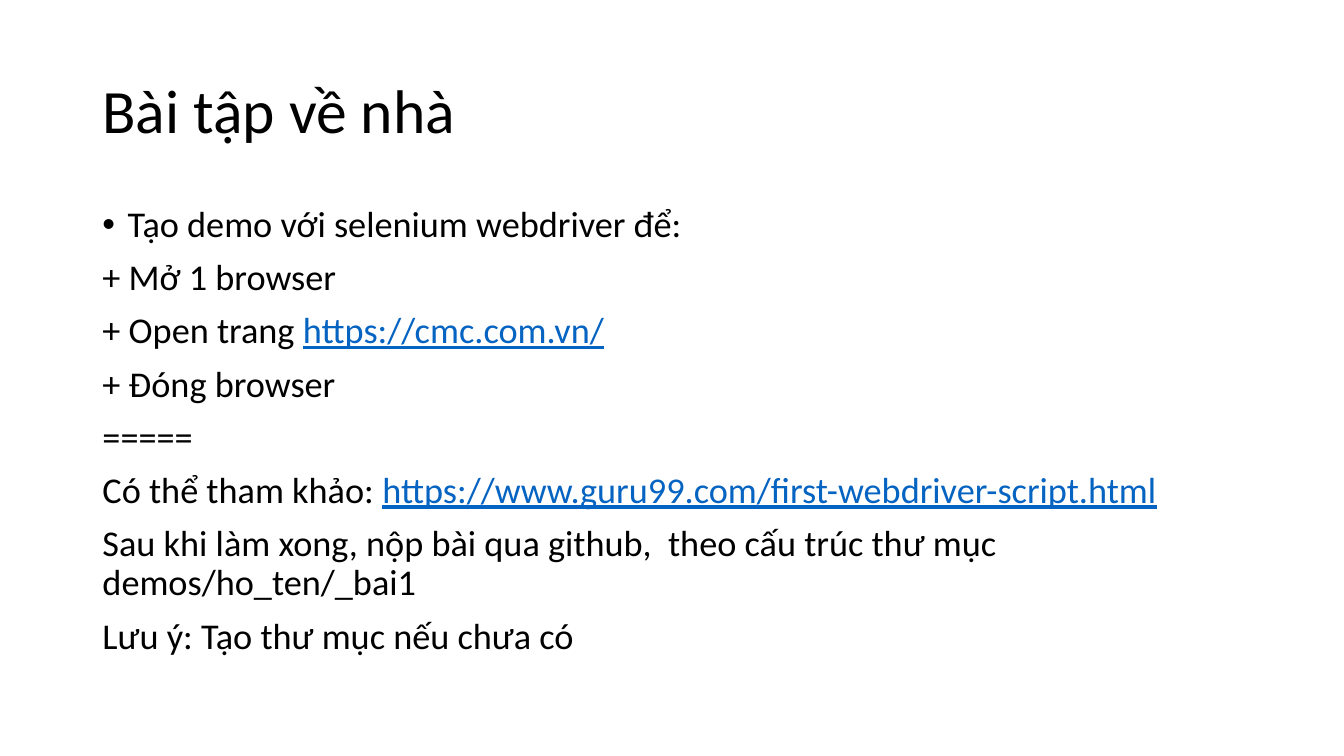
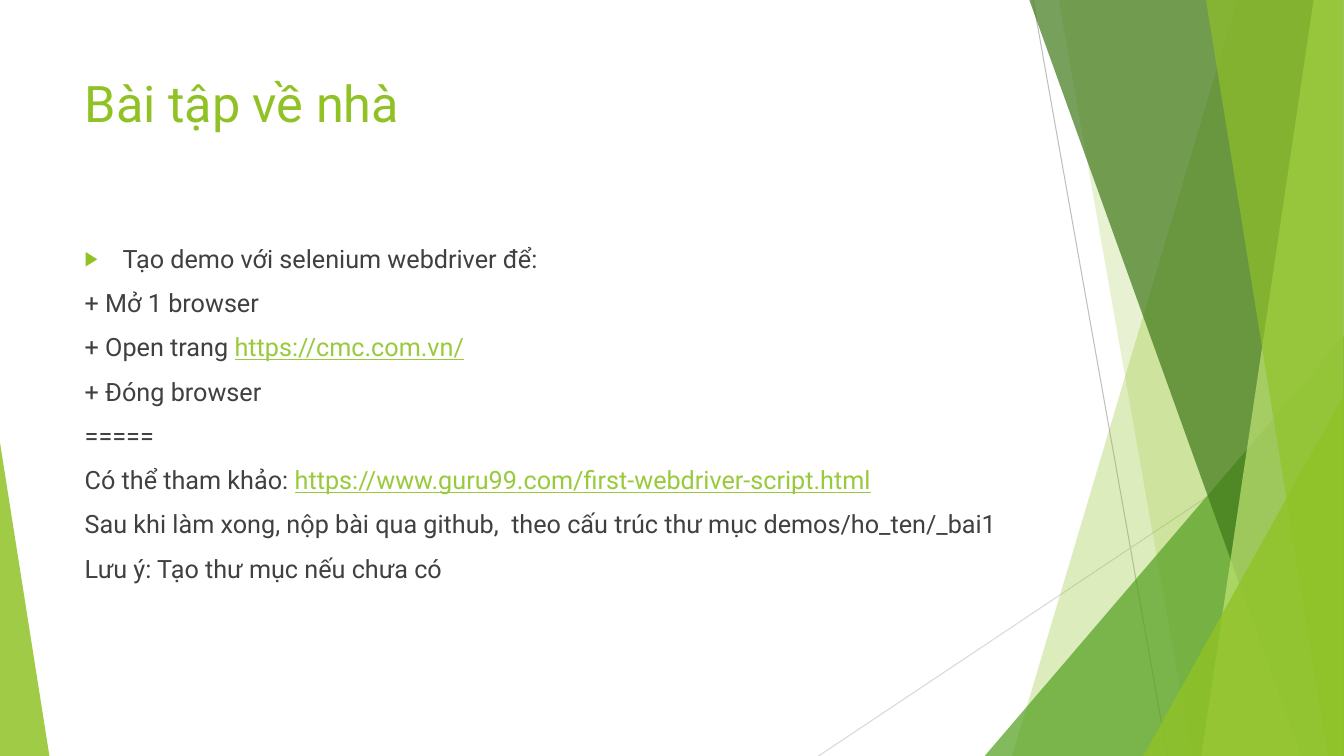
Before and after one commit to mrquanga3/automation_test_training, a slide deck: slide 13 of documents/slides/Bai 1 - Gioi thieu ve automation test va selenium webdriver.pptx. Drawn at 1344x756 pixels with LibreOffice and Linux fonts; fonts in the diff are those of the drawing. Boxes give left, top, right and bottom in pixels: in the first picture for what was removed or moved away, otherwise in the second. Text is boxed around its words. In the diff, an @@ line names an element or a change of style, - is before the commit and + after.

Commit message:
Slide bai 1, Gioi thieu automation test, update font slide

```diff
--- a/documents/slides/Bai 1 - Gioi thieu ve automation test va selenium webdriver.pptx
+++ b/documents/slides/Bai 1 - Gioi thieu ve automation test va selenium webdriver.pptx
@@ title "Bài tập về nhà": place and size @@
-title "Bài tập về nhà" at bbox=[102, 86, 455, 144]
+title "Bài tập về nhà" at bbox=[85, 81, 399, 133]
@@ title "Bài tập về nhà" at bbox=[85, 81, 399, 133]: size 44 to 36 pt, font Calibri to Roboto, text colour #000000 to #90C226; line spacing 0.9 to 1; vertical alignment middle to top @@
@@ text "Tạo demo với selenium webdriver ...": place and size @@
-text "Tạo demo với selenium webdriver ..." at bbox=[102, 209, 1156, 655]
+text "Tạo demo với selenium webdriver ..." at bbox=[85, 247, 996, 584]
@@ text "Tạo demo với selenium webdriver ..." at bbox=[85, 247, 996, 584]: size 25.9 to 18 pt, font Calibri to Roboto; text colour #000000 to #404040 in "Tạo demo với selenium webdriver để:", "+ Mở 1 browser", "+ Open trang", "+ Đóng browser" and 4 more places; text colour #0563C1 to #99CA3C in "https://cmc.com.vn/", "https://www.guru99.com/first-webdriver-script.html"; bullet • to ▶; line spacing 0.9 to 1 @@
@@ group added at bbox=[0, 0, 1344, 756]: 5 freeform shapes, 3 triangles, 2 lines @@
```
Also in this commit, not shown: 12 other slides changed.
